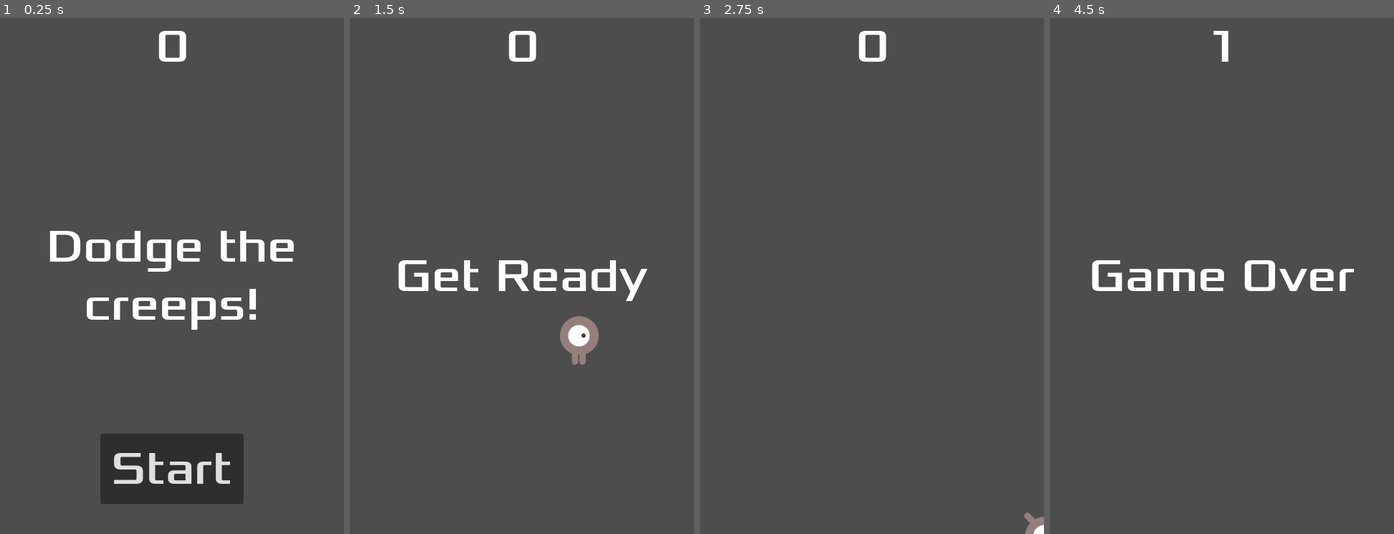
Above: before the commit, frames 1-4 (left to right).
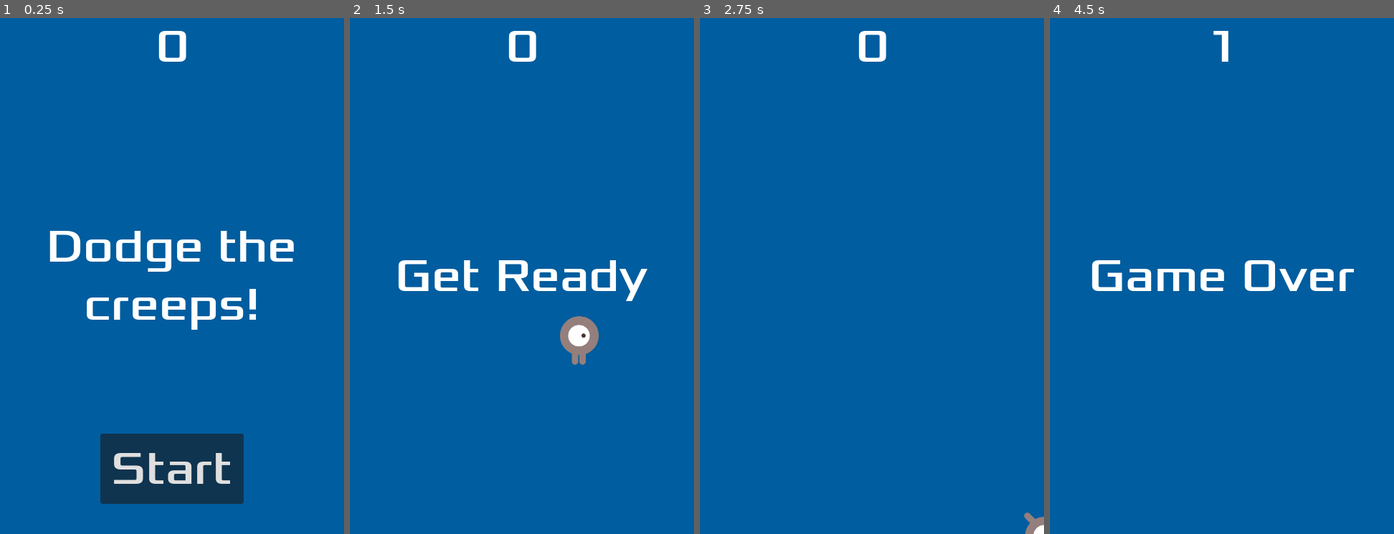
Above: after the commit, the same moments.

Repository: Snuckey/Godot2DTutorial
Game: Godot game, scene res://Main.tscn
The game is run twice, just before and just after one commit, with the same random seed, the same clock (stepped at 60 frames per second) and the same inputs.
Inputs:
- Up to frame 1 (0.25 s): no input
- Up to frame 2 (1.5 s): click "Start" at 0.5 s; tap Enter (start_game, bound only after the commit) at 1.25, 1.35 s; hold D (move_right) from 1.28 s (still down)
- Up to frame 3 (2.75 s): release D (move_right) at 2.03 s; hold S (move_down) from 2.03 s (still down); tap Enter (start_game, bound only after the commit) at 2.1 s
- Up to frame 4 (4.5 s): release S (move_down) at 2.78 s; hold D (move_right) 2.78-3.53 s; tap Enter (start_game, bound only after the commit) at 2.85, 3.6, 4.35 s; hold W (move_up) 3.53-4.28 s; hold A (move_left) from 4.28 s (still down)

The runs differ from the first frame. In frame 1, 96% of the frame differs, in the area x 0-100%, y 0-100%; in frame 2, 97%; in frame 3, 100%; in frame 4, 98%.

Commit message:
Finishing up
background color, looping music, sound effect, keyboard shortcut

Diff:
--- a/HUD.tscn
+++ b/HUD.tscn
@@ -1,7 +1,13 @@
-[gd_scene load_steps=3 format=3 uid="uid://c311k50w6vx0"]
+[gd_scene load_steps=5 format=3 uid="uid://c311k50w6vx0"]
 
 [ext_resource type="Script" path="res://HUD.gd" id="1_cvhqk"]
 [ext_resource type="FontFile" uid="uid://c22ogktnuit17" path="res://fonts/Xolonium-Regular.ttf" id="1_r2eqr"]
+
+[sub_resource type="InputEventAction" id="InputEventAction_wwfgo"]
+action = &"start_game"
+
+[sub_resource type="Shortcut" id="Shortcut_ds70a"]
+events = [SubResource("InputEventAction_wwfgo")]
 
 [node name="HUD" type="CanvasLayer"]
 script = ExtResource("1_cvhqk")
@@ -53,6 +59,7 @@
 grow_vertical = 0
 theme_override_fonts/font = ExtResource("1_r2eqr")
 theme_override_font_sizes/font_size = 64
+shortcut = SubResource("Shortcut_ds70a")
 text = "Start"
 
 [node name="MessageTimer" type="Timer" parent="."]
--- a/Main.gd
+++ b/Main.gd
@@ -6,12 +6,15 @@
 
 
 func game_over():
+	$Music.stop()
+	$DeathSound.play()
 	$ScoreTimer.stop()
 	$MobTimer.stop()
 	$HUD.show_game_over()
 
 
 func new_game():
+	$Music.play()
 	score = 0
 	$Player.start($StartPosition.position)
 	$StartTimer.start()
@@ -19,6 +22,7 @@
 	$HUD.show_message("Get Ready")
 	# Get all nodes in group 'mobs' and call the function
 	# 'queue_free' on them
+	# This removes mobs from the previous game
 	get_tree().call_group("mobs", "queue_free")
 
 
--- a/Main.tscn
+++ b/Main.tscn
@@ -1,9 +1,11 @@
-[gd_scene load_steps=6 format=3 uid="uid://doiawsrqdmykb"]
+[gd_scene load_steps=8 format=3 uid="uid://doiawsrqdmykb"]
 
 [ext_resource type="Script" path="res://Main.gd" id="1_8wfo2"]
 [ext_resource type="PackedScene" uid="uid://d301ym87u2ipb" path="res://player.tscn" id="1_jo6we"]
 [ext_resource type="PackedScene" uid="uid://ceq26xwyrvvsu" path="res://mob.tscn" id="2_od3a0"]
 [ext_resource type="PackedScene" uid="uid://c311k50w6vx0" path="res://HUD.tscn" id="4_yw2ta"]
+[ext_resource type="AudioStream" uid="uid://b0wsrsy2rx7p7" path="res://art/House In a Forest Loop.ogg" id="5_6re5r"]
+[ext_resource type="AudioStream" uid="uid://jgo6qco8vqu2" path="res://art/gameover.wav" id="6_weerp"]
 
 [sub_resource type="Curve2D" id="Curve2D_1diqe"]
 _data = {
@@ -14,6 +16,14 @@
 [node name="Main" type="Node"]
 script = ExtResource("1_8wfo2")
 mob_scene = ExtResource("2_od3a0")
+
+[node name="ColorRect" type="ColorRect" parent="."]
+anchors_preset = 15
+anchor_right = 1.0
+anchor_bottom = 1.0
+grow_horizontal = 2
+grow_vertical = 2
+color = Color(0, 0.364706, 0.623529, 1)
 
 [node name="Player" parent="." instance=ExtResource("1_jo6we")]
 
@@ -36,6 +46,12 @@
 
 [node name="HUD" parent="." instance=ExtResource("4_yw2ta")]
 
+[node name="Music" type="AudioStreamPlayer" parent="."]
+stream = ExtResource("5_6re5r")
+
+[node name="DeathSound" type="AudioStreamPlayer" parent="."]
+stream = ExtResource("6_weerp")
+
 [connection signal="hit" from="Player" to="." method="game_over"]
 [connection signal="timeout" from="MobTimer" to="." method="_on_mob_timer_timeout"]
 [connection signal="timeout" from="ScoreTimer" to="." method="_on_score_timer_timeout"]
--- a/mob.gd
+++ b/mob.gd
@@ -8,7 +8,7 @@
 
 
 # Called every frame. 'delta' is the elapsed time since the previous frame.
-func _process(delta):
+func _process(_delta):
 	pass
 
 
--- a/project.godot
+++ b/project.godot
@@ -43,3 +43,8 @@
 "events": [Object(InputEventKey,"resource_local_to_scene":false,"resource_name":"","device":-1,"window_id":0,"alt_pressed":false,"shift_pressed":false,"ctrl_pressed":false,"meta_pressed":false,"pressed":false,"keycode":0,"physical_keycode":83,"key_label":0,"unicode":115,"echo":false,"script":null)
 ]
 }
+start_game={
+"deadzone": 0.5,
+"events": [Object(InputEventKey,"resource_local_to_scene":false,"resource_name":"","device":-1,"window_id":0,"alt_pressed":false,"shift_pressed":false,"ctrl_pressed":false,"meta_pressed":false,"pressed":false,"keycode":0,"physical_keycode":4194309,"key_label":0,"unicode":0,"echo":false,"script":null)
+]
+}
Not shown, changed: art/House In a Forest Loop.ogg.import
